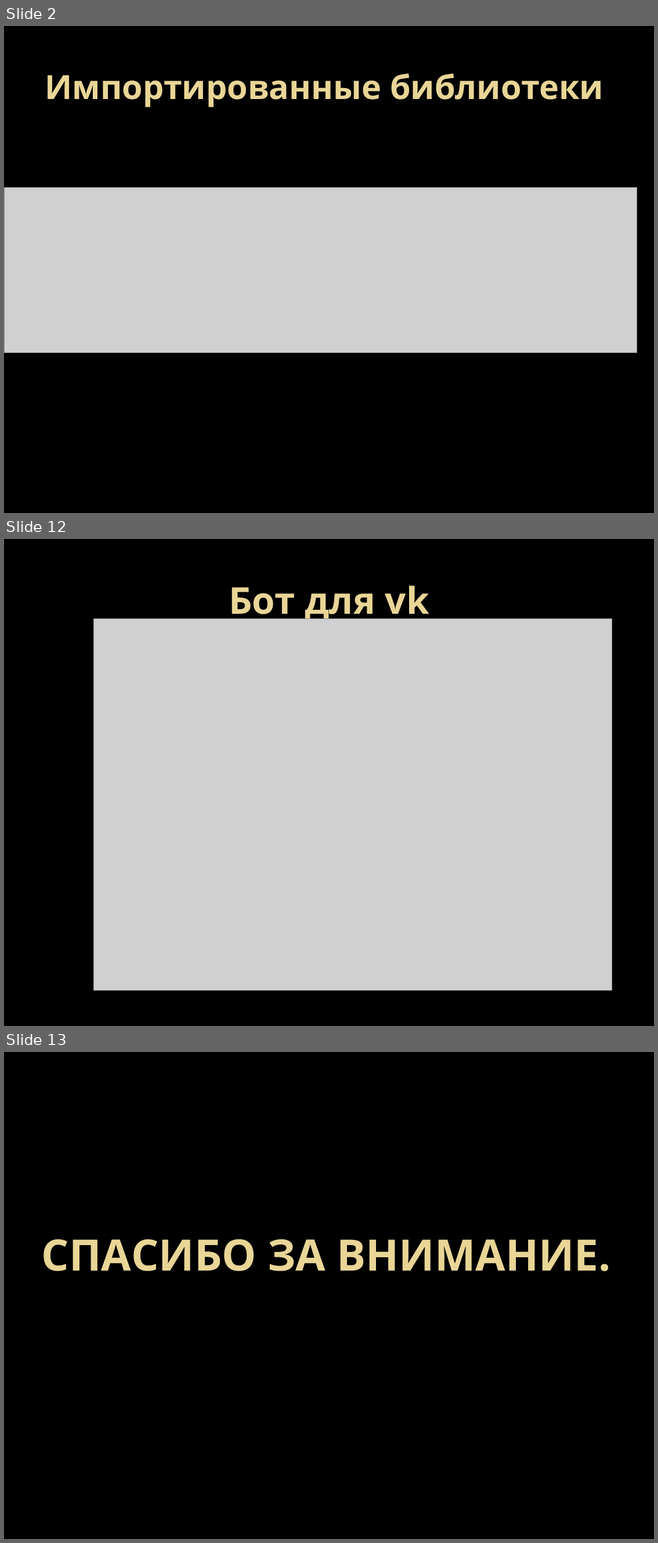
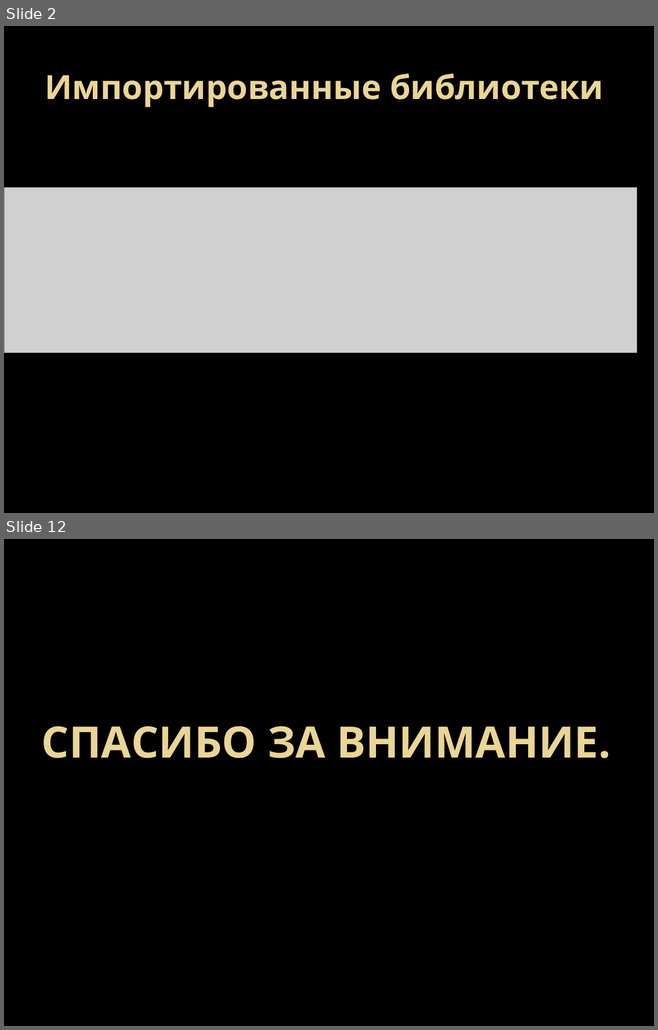
Before and after one commit to Kirill-Kuznetsov-git/online-shop, a slide deck: presentation.pptx. Shown one above the other, each under a label of ours: slides 2, 12 and 13 before the commit, slides 2 and 12 after it; the slides between them are not shown. The pictures are 658x1543 and 658x1030 pixels, drawn with LibreOffice and Linux fonts; fonts in the diff are those of the drawing; grey boxes stand for pictures; background and template pictures are left out. Boxes give left, top, right and bottom in pixels: in the first picture for what was removed or moved away, otherwise in the second. Text is boxed around its words. In the diff, an @@ line names an element or a change of style, - is before the commit and + after.

```diff
--- a/presentation.pptx
+++ b/presentation.pptx
@@ slide 12 removed at [4,539,654,1026], background picture (left out) @@
@@ title removed at [228,585,429,624] @@
-Бот для vk
@@ picture removed at [94,619,611,990] @@
@@ what was slide 13 is now slide 12 @@
```
Also in this commit, not shown: 2 slides changed, 7 slides added, 7 other slides removed.
